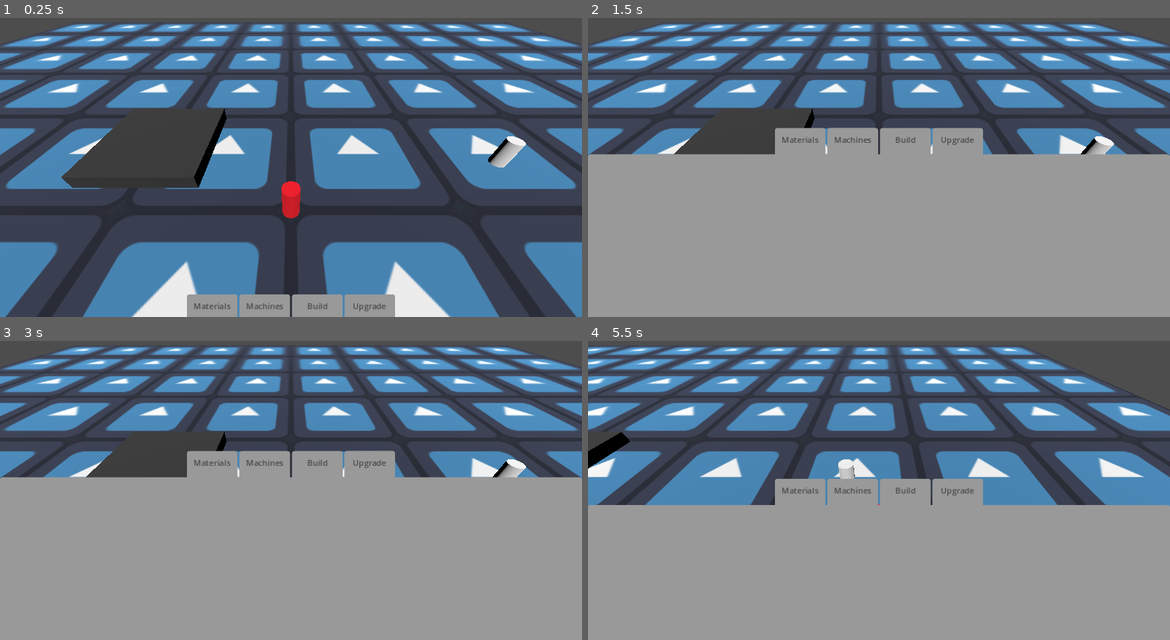
Above: before the commit, frames 1-4 (two rows, left to right).
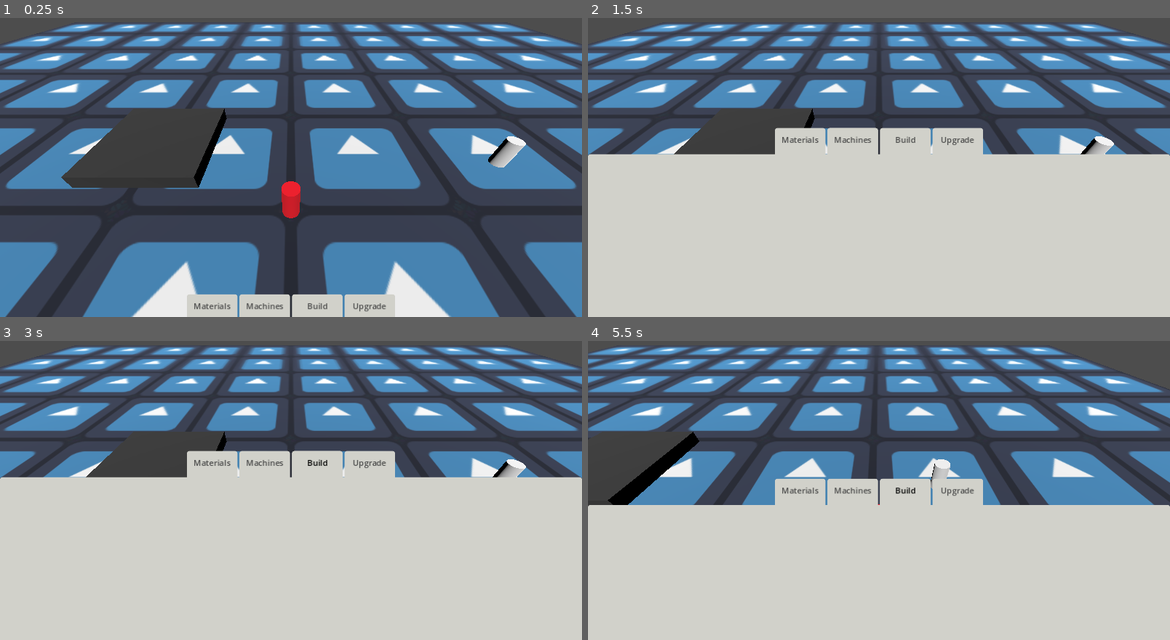
Above: after the commit, the same moments.

Repository: angelR0G/GameOff2024
Game: Godot game, scene res://scenes/map.tscn
Same seed, same stepped clock (60 frames per second), same inputs: the game is played once before the commit and once after it. The engine's default icon, where the game draws it, is replaced by a stand-in: a white triangle on a blue panel in a dark square.
Inputs:
- Up to frame 1 (0.25 s): no input
- Up to frame 2 (1.5 s): click "Materials" at 0.5 s; click "Machines" at 1.25 s
- Up to frame 3 (3 s): click "Build" at 2 s; click "Upgrade" at 2.75 s
- Up to frame 4 (5.5 s): tap Enter at 3.5 s; hold D (right) 3.53-4.28 s; hold E (interact) 3.53-4.28 s; hold Q (back) 4.28-5.03 s; tap E (interact) at 4.35 s; tap Space at 5 s; hold D (right) from 5.03 s (still down); hold E (interact) from 5.03 s (still down)

The runs differ from the first frame. In frame 1, 2.5% of the frame differs, in the area x 32-68%, y 92-100%; in frame 2, 57%; in frame 3, 57%; in frame 4, 75%, in the area x 0-100%, y 1-100%.

Commit message:
fix: ui elements overlapping

Diff:
--- a/resources/gray_panel.tres
+++ b/resources/gray_panel.tres
@@ -1,6 +1,7 @@
 [gd_resource type="StyleBoxFlat" format=3 uid="uid://bulio1h4x8mh5"]
 
 [resource]
+bg_color = Color(0.818629, 0.820792, 0.791072, 1)
 corner_radius_top_left = 5
 corner_radius_top_right = 5
 expand_margin_bottom = 10.0
--- a/resources/inventory_menu.tres
+++ b/resources/inventory_menu.tres
@@ -10,6 +10,8 @@
 Button/colors/font_hover_pressed_color = Color(0.288519, 0.288518, 0.288518, 1)
 Button/colors/font_outline_color = Color(0.288519, 0.288518, 0.288518, 1)
 Button/colors/font_pressed_color = Color(0.00184108, 0.00184107, 0.00184107, 1)
+Button/styles/disabled = ExtResource("1_cmqi1")
+Button/styles/disabled_mirrored = ExtResource("1_cmqi1")
 Button/styles/focus = ExtResource("1_cmqi1")
 Button/styles/hover = ExtResource("1_cmqi1")
 Button/styles/hover_mirrored = ExtResource("1_cmqi1")
--- a/scenes/player.gd
+++ b/scenes/player.gd
@@ -10,6 +10,7 @@
 var materials :MaterialContainer = MaterialContainer.new()
 
 @onready var camera 		:= $Camera3D
+@onready var hud := $Hud
 
 var target_velocity := Vector3.ZERO
 var available_interactions :Array[InteractionCollider] = []
@@ -65,10 +66,12 @@
 		return
 
 	input_disabled = true
+	hud.set_menu_enabled(false)
 	available_interactions[0].interact()
 
 	await available_interactions[0].on_stop_interaction
 	input_disabled = false
+	hud.set_menu_enabled(true)
 
 
 func add_interaction_object(obj:InteractionCollider) -> void:
--- a/scenes/player.tscn
+++ b/scenes/player.tscn
@@ -24,6 +24,6 @@
 mesh = SubResource("CylinderMesh_bnq0x")
 material = SubResource("StandardMaterial3D_popjp")
 
+[node name="Hud" parent="." instance=ExtResource("3_l3poo")]
+
 [node name="InteractionsDisplay" parent="." instance=ExtResource("2_6mo8e")]
-
-[node name="Hud" parent="." instance=ExtResource("3_l3poo")]
--- a/ui/hud.gd
+++ b/ui/hud.gd
@@ -13,6 +13,9 @@
 	var tween := get_tree().create_tween()
 	tween.tween_property(menu_node, "position", Vector2(0, 0 if new_state else 330), 0.5)
 
+	# Disable player input when interacting with the menu
+	Player.Instance.input_disabled = new_state
+
 
 func untoggle_buttons(exception:Button) -> void:
 	for button in menu_buttons.get_children():
@@ -27,6 +30,11 @@
 	current_menu_screen.visible = false
 	current_menu_screen = screen_to_show
 	current_menu_screen.visible = true
+
+
+func set_menu_enabled(new_state:bool) -> void:
+	for button:Button in menu_buttons.get_children():
+		button.disabled = not new_state
 
 
 # # #
